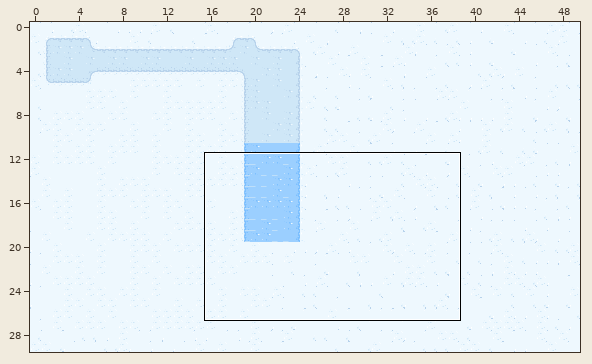
Two versions of a level (Tiled map (JSON), src/renderer/public/tiled/map_3.json). The first picture is a wide view before the edit; the outline marks the close-up.
Close-up. Earlier state:
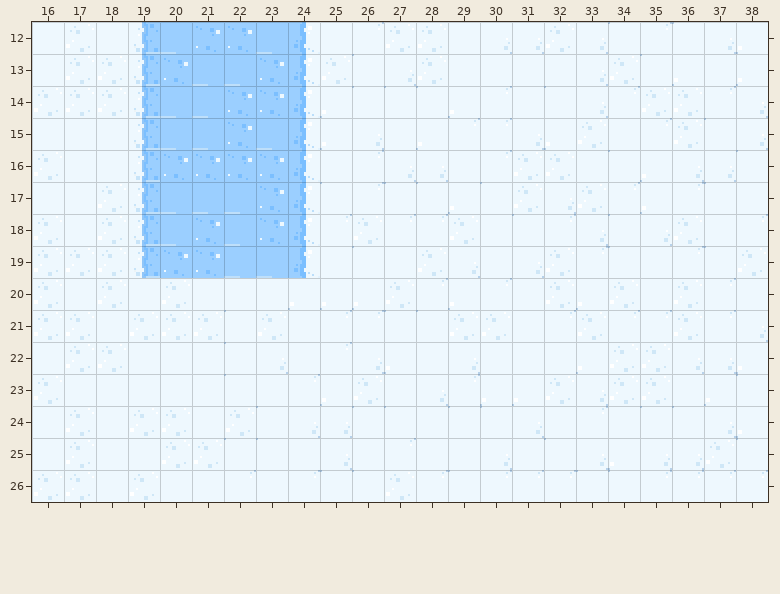
Cells are 16x16 px. Shown: x 16..38, y 12..26.
After:
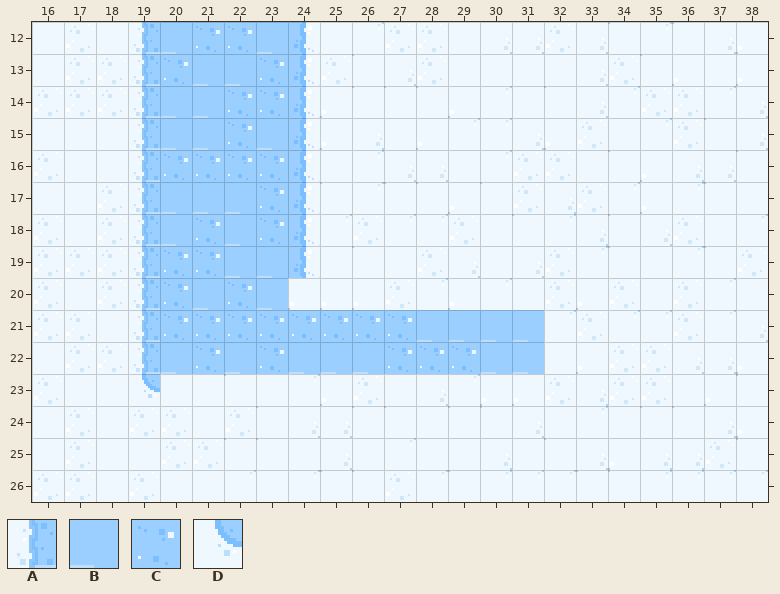
Key: from "tiny_nonstop": A 1, B 2, C 3, D 72.
_ is an empty cell.
What changed:
Layer "bg_items":
y 20: x 19..23 _____ -> ACBCB
y 21: x 19..31 _____________ -> ACCCCCCCCBBBB
y 22: x 19..31 _____________ -> ABCBCBBBCCCBB
y 23: x 19 _ -> D
